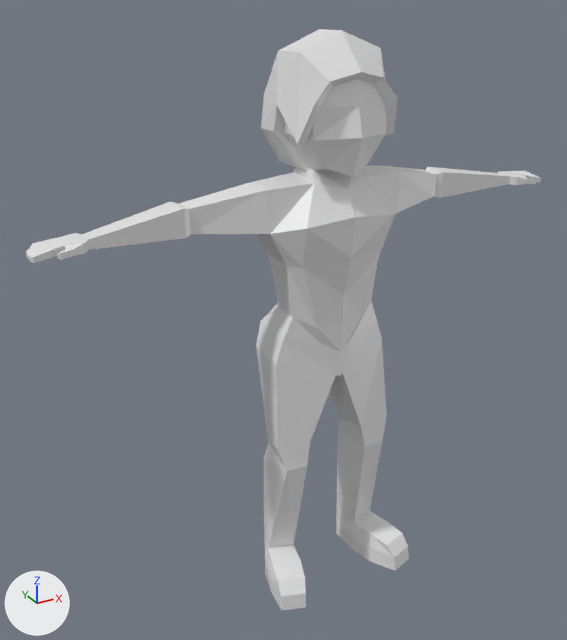
An edit to the Blender file Dungeon Crawler/Assets/Visual Assets/Blender Files/Improved Player Character.blend, drawn before and after from the same camera.
Camera for both pictures: a camera (50 mm lens) standing at (-9.73, -16.19, 15.95) and looking at (-0.57, 0.46, 7.62). The lights are fixed; the arrows at lower left show +X, +Y and +Z.

Names of what the first picture shows: 'Character Model'.
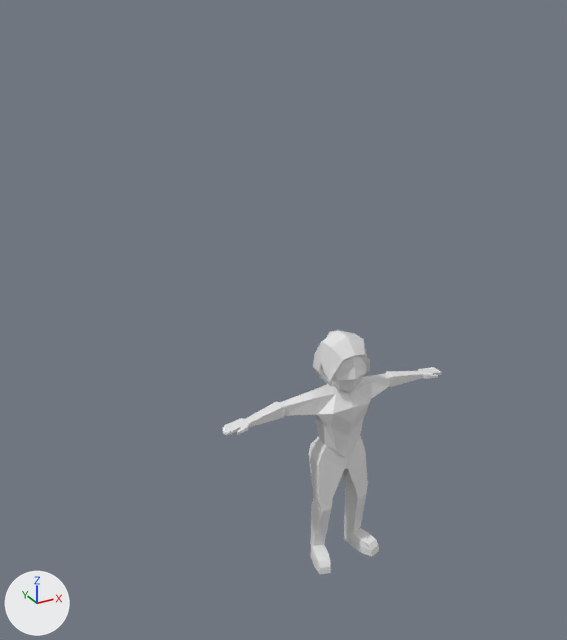
What the commit changed:
me_cube is used by ob_character_model.
me_cube had 194 vertices, 180 faces and spanned x -0.94..5.22, y -1.33..1.07, z 0.01..10.72.
me_cube now has 194 vertices, 180 faces and spans x -1.31..7.35, y -1.85..1.49, z 0.01..14.9.
me_cube part 1: the loose piece of 62 vertices spanning x -0.94..0.97, y -0.97..1.07, z 8.44..10.72 is scaled about the mesh origin by 1.39.
me_cube part 2: 132 of 194 vertices moved; they spanned x 0.0..5.22, y -1.33..0.94, z 0.01..10.53 and now span x 0.0..7.35, y -1.85..1.3, z 0.01..14.63; mean shift (0.64, -0.03, 2.38); largest move (0.0, 0.29, 10.53) -> (0.0, 0.41, 14.63).
Object 'Character Model' (ob_character_model) moves from (0.37, 0.0, -0.08) to (0.78, -0.33, 0.16).
Object 'Character Model' (ob_character_model) is rescaled from (1.39, 1.39, 1.39) to (0.478, 0.478, 0.478).

Location of each change, [x1, y1, x2, y2] in pixels of the pictures (567 x 640 px; the box of a moved part takes in the faces that stretch with it):
'Character Model', reshaped, moved, rescaled (57% narrower, 58% shorter): before [26, 29, 541, 611]; after [222, 330, 442, 574]
part 1 of me_cube, moved or reshaped: before [261, 29, 398, 171]; after [313, 330, 371, 386]
part 2 of me_cube, moved or reshaped: before [26, 79, 541, 611]; after [222, 356, 442, 574]
